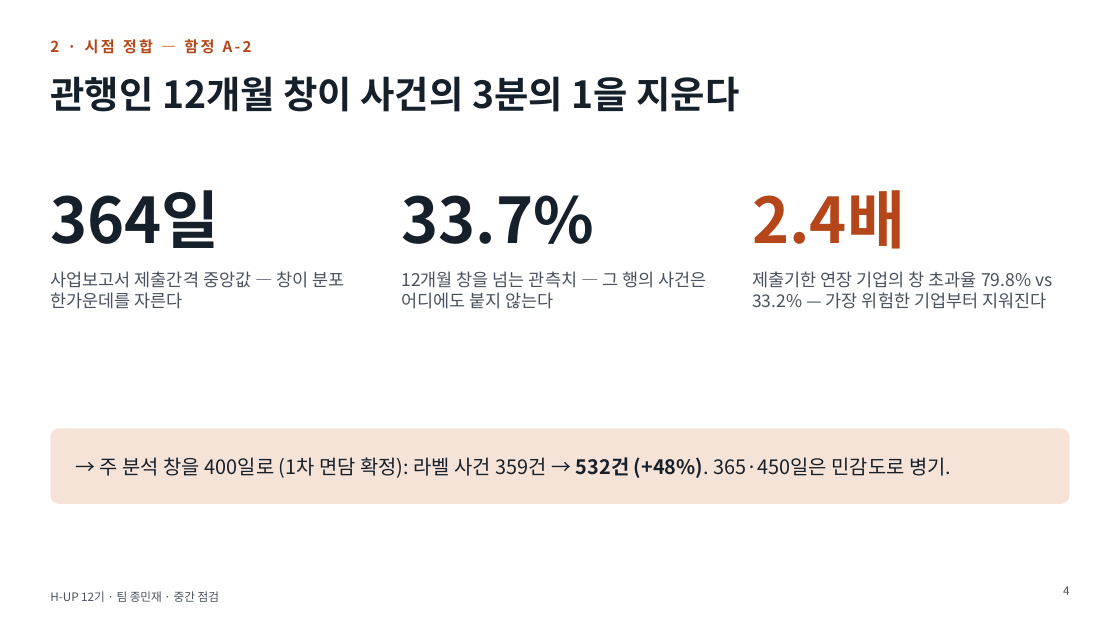
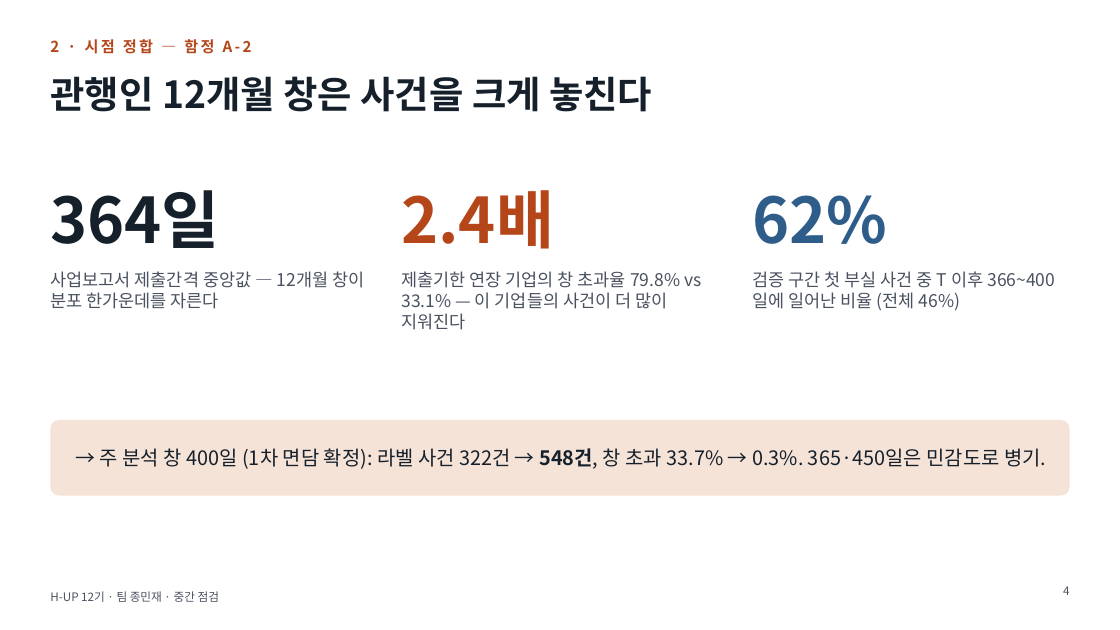
Before and after one commit to ejongmin/h-up-xai-project, a slide deck: slide 4 of 발표/중간점검_보고회.pptx. Drawn at 1120x630 pixels with LibreOffice and Linux fonts; fonts in the diff are those of the drawing. Boxes give left, top, right and bottom in pixels: in the first picture for what was removed or moved away, otherwise in the second. Text is boxed around its words. In the diff, an @@ line names an element or a change of style, - is before the commit and + after.

```diff
--- a/발표/중간점검_보고회.pptx
+++ b/발표/중간점검_보고회.pptx
@@ title at (50, 76, 652, 112): text changed @@
-관행인 12개월 창이 사건의 3분의 1을 지운다
+관행인 12개월 창은 사건을 크게 놓친다
@@ text at (401, 190, 554, 249): text changed; text colour #15202B to #B5461A @@
-33.7%
+2.4배
@@ text at (752, 195, 887, 244): text changed; text colour #B5461A to #2F5D8A @@
-2.4배
+62%
@@ text at (50, 271, 364, 309): text changed @@
-사업보고서 제출간격 중앙값 — 창이 분포 한가운데를 자른다
+사업보고서 제출간격 중앙값 — 12개월 창이 분포 한가운데를 자른다
@@ text at (401, 271, 701, 330): text changed @@
-12개월 창을 넘는 관측치 — 그 행의 사건은 어디에도 붙지 않는다
+제출기한 연장 기업의 창 초과율 79.8% vs 33.1% — 이 기업들의 사건이 더 많이 지워진다
@@ text at (752, 271, 1055, 311): text changed @@
-제출기한 연장 기업의 창 초과율 79.8% vs 33.2% — 가장 위험한 기업부터 지워진다
+검증 구간 첫 부실 사건 중 T 이후 366~400일에 일어난 비율 (전체 46%)
@@ rounded rectangle: place and size @@
-rounded rectangle at (50, 429, 1070, 504)
+rounded rectangle at (50, 420, 1070, 496)
@@ text at (100, 448, 1046, 469): text changed @@
-→ 주 분석 창을 400일로 (1차 면담 확정): 라벨 사건 359건 → 532건 (+48%). 365·450일은 민감도로 병기.
+→ 주 분석 창 400일 (1차 면담 확정): 라벨 사건 322건 → 548건, 창 초과 33.7% → 0.3%. 365·450일은 민감도로 병기.
```
Also in this commit, not shown: 11 other slides changed, 1 slide added, 1 slide removed, 4 other files.
